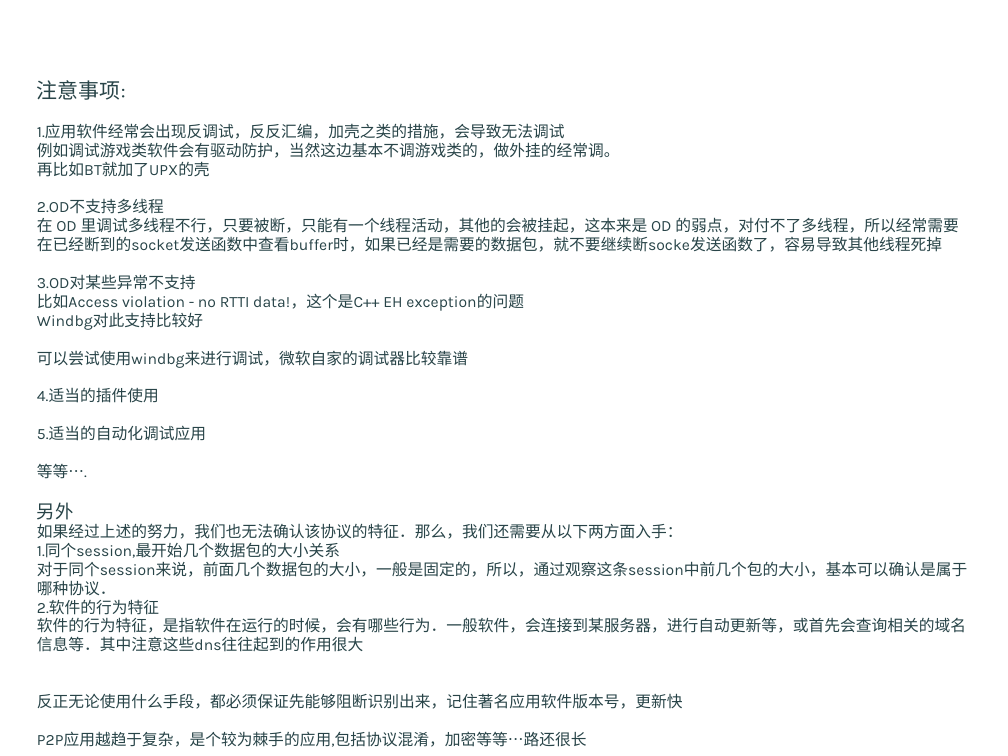
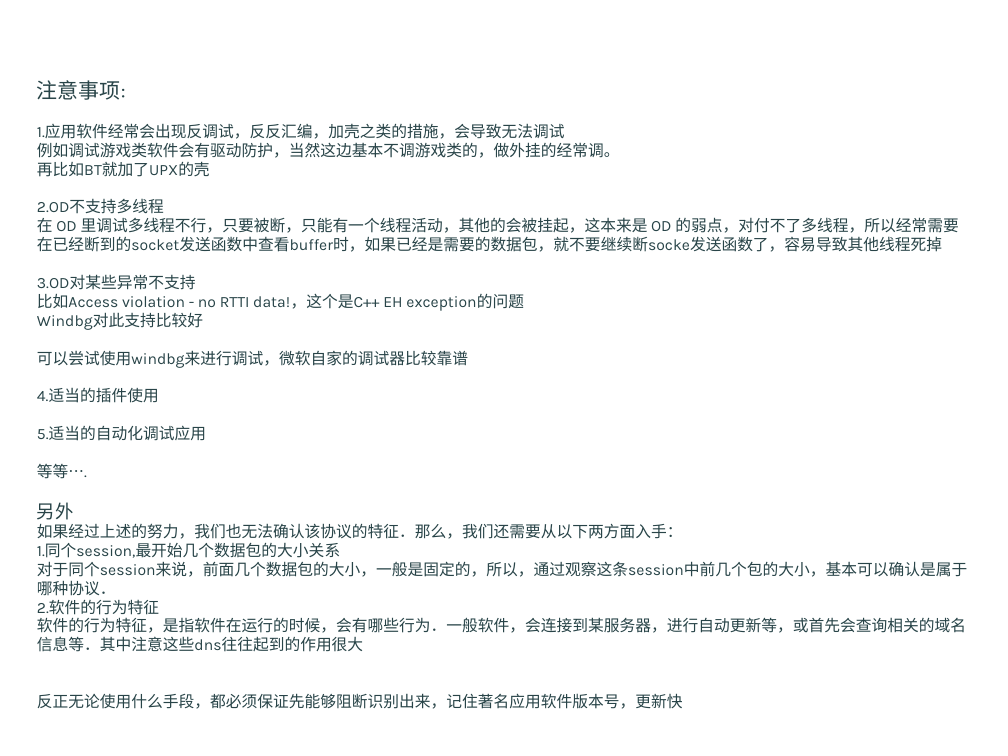
Before and after one commit to Android-sec/app-protocol-analysis, a slide deck: slide 27 of app protocol analysis.pptx. Drawn at 1008x756 pixels with LibreOffice and Linux fonts; fonts in the diff are those of the drawing; background and template pictures are left out. Boxes give left, top, right and bottom in pixels: in the first picture for what was removed or moved away, otherwise in the second. Text is boxed around its words. In the diff, an @@ line names an element or a change of style, - is before the commit and + after.

```diff
--- a/app protocol analysis.pptx
+++ b/app protocol analysis.pptx
@@ text at (37, 731, 587, 747): paragraph removed @@
-P2P应用越趋于复杂，是个较为棘手的应用,包括协议混淆，加密等等…路还很长
```
Also in this commit, not shown: 5 other slides changed.
